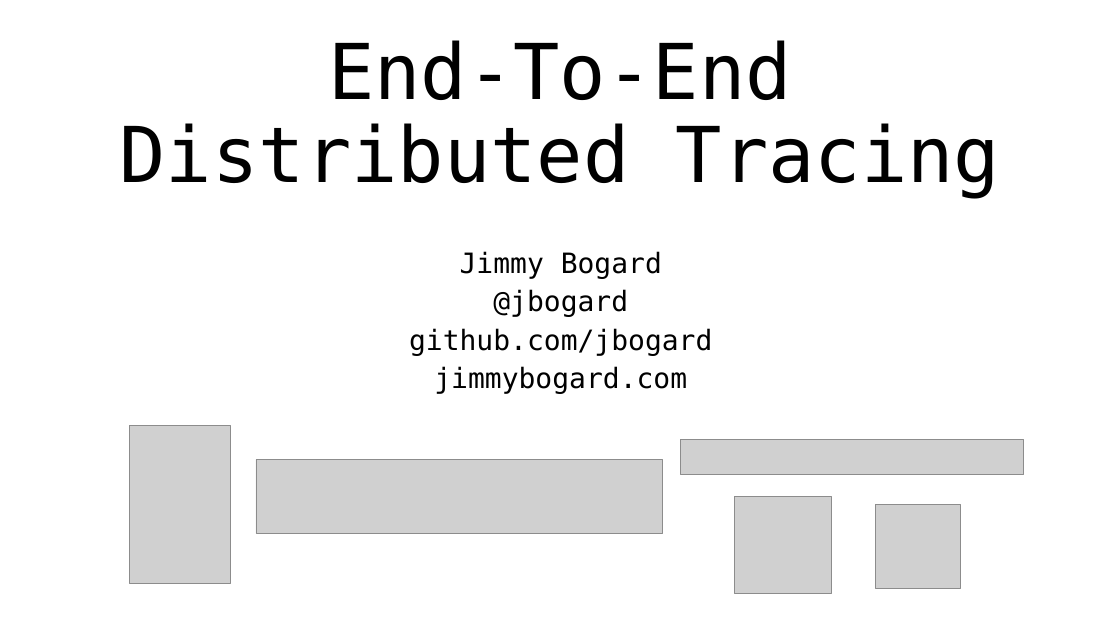
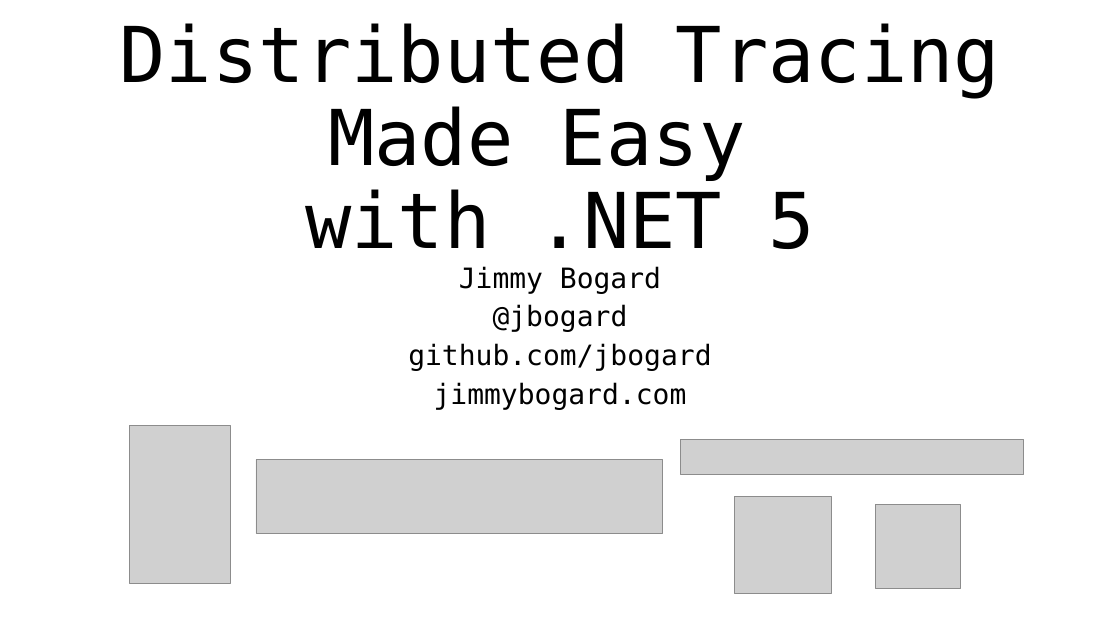
Before and after one commit to jbogard/presentations, a slide deck: slide 1 of DistributedTracing/DistributedTracing.pptx. Drawn at 1120x630 pixels with LibreOffice and Linux fonts; fonts in the diff are those of the drawing; grey boxes stand for pictures. Boxes give left, top, right and bottom in pixels: in the first picture for what was removed or moved away, otherwise in the second. Text is boxed around its words. In the diff, an @@ line names an element or a change of style, - is before the commit and + after.

```diff
--- a/DistributedTracing/DistributedTracing.pptx
+++ b/DistributedTracing/DistributedTracing.pptx
@@ title at box(120, 23, 1000, 249): text changed @@
-End-To-End Distributed Tracing
+Distributed Tracing Made Easy
+with .NET 5
@@ subtitle "Jimmy Bogard": place and size @@
-subtitle "Jimmy Bogard" at box(409, 251, 712, 394)
+subtitle "Jimmy Bogard" at box(408, 266, 711, 410)
```
Also in this commit, not shown: 1 other slide changed.
